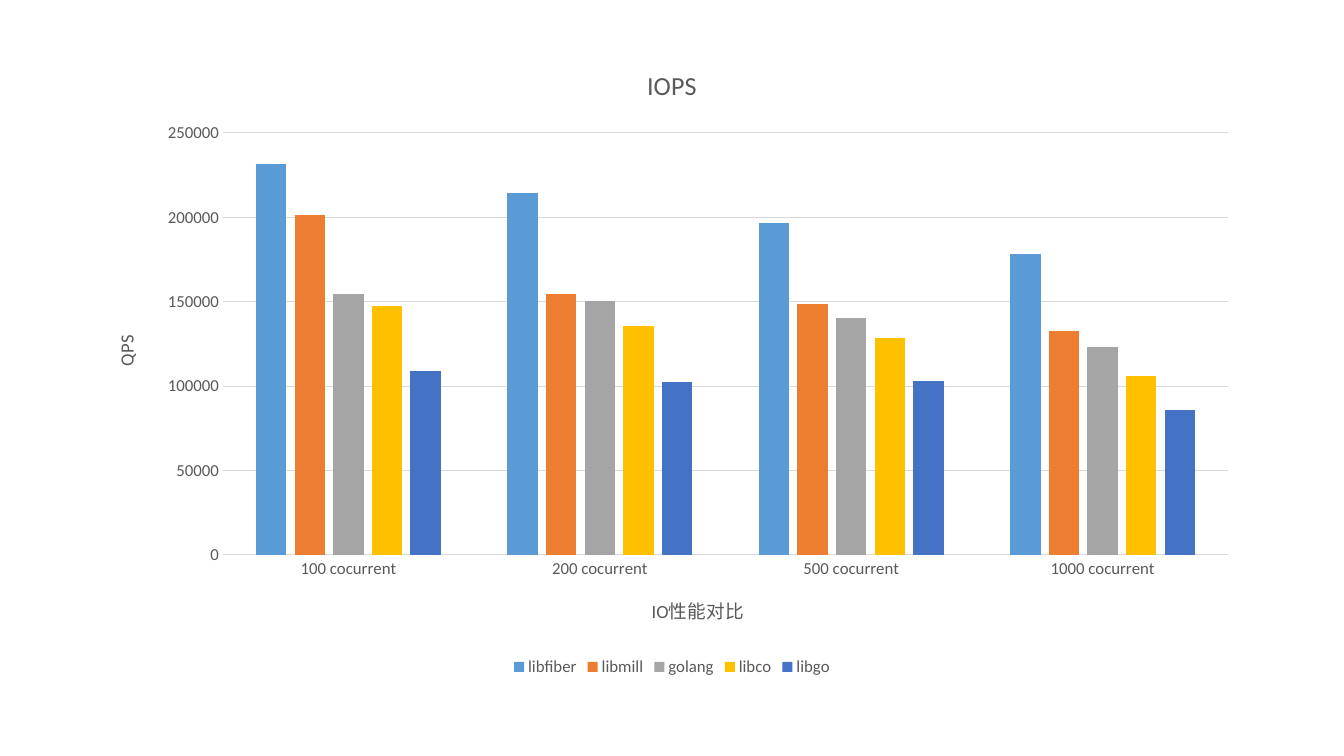
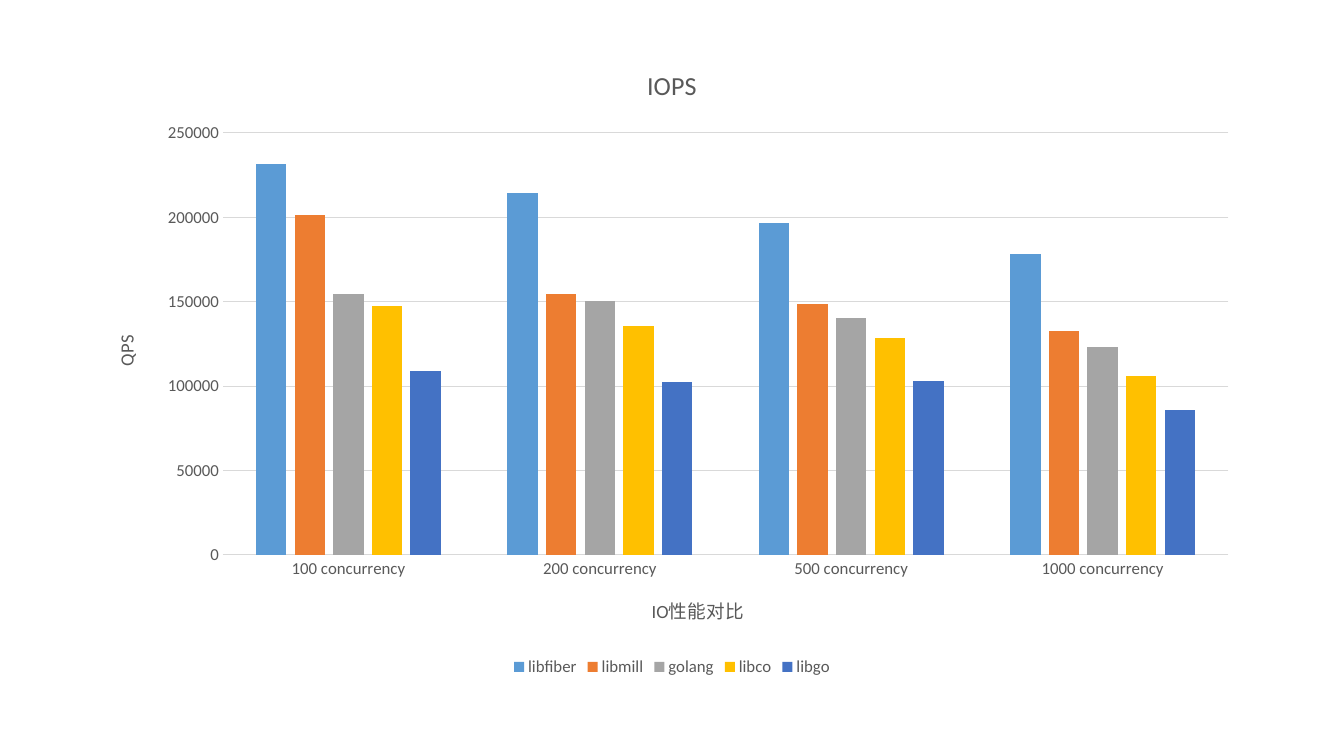
Before and after one commit to iqiyi/libfiber, a slide deck: slide 1 of doc/benchmark.pptx. Drawn at 1344x756 pixels with LibreOffice and Linux fonts; fonts in the diff are those of the drawing. Boxes give left, top, right and bottom in pixels: in the first picture for what was removed or moved away, otherwise in the second. Text is boxed around its words. In the diff, an @@ line names an element or a change of style, - is before the commit and + after.

```diff
--- a/doc/benchmark.pptx
+++ b/doc/benchmark.pptx
@@ column chart at bbox=[93, 44, 1252, 682] @@
-categories: 100 cocurrent, 200 cocurrent, 500 cocurrent, 1000 cocurrent
+categories: 100 concurrency, 200 concurrency, 500 concurrency, 1000 concurrency
```
Also in this commit, not shown: 1 other slide changed, 1 other file.
